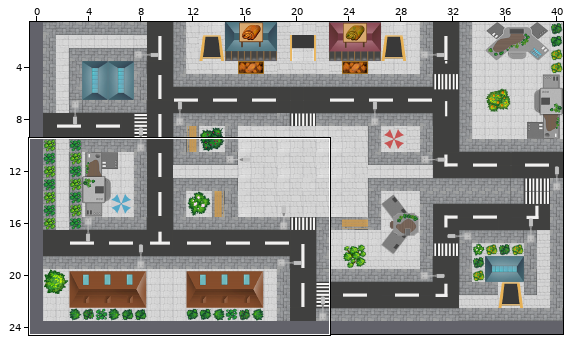
A Tiled map (JSON) gets an edit: Alpha wtf/assets/tilemaps/level1.json. The first picture is a wide view before the edit; the outline marks the close-up.
Close-up. Earlier state:
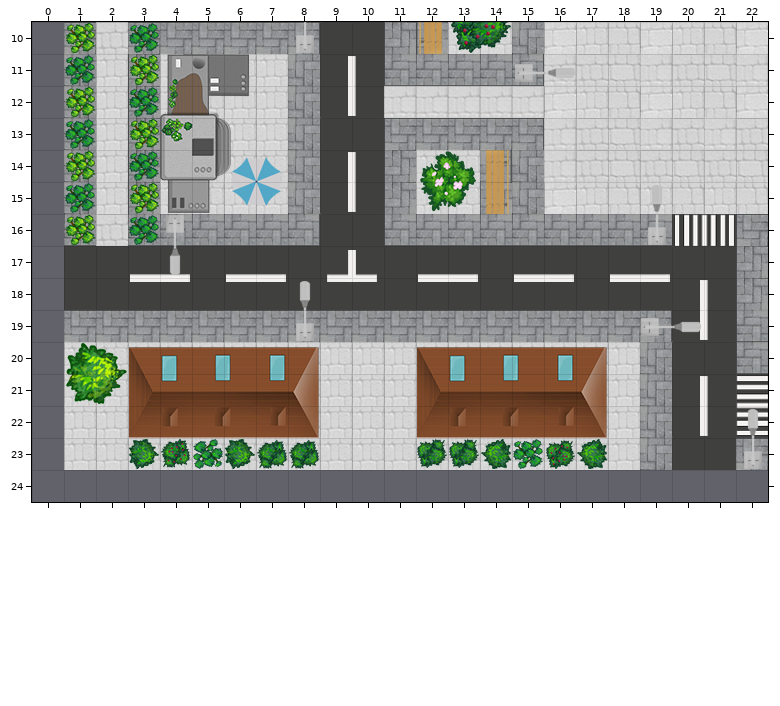
Cells are 32x32 px. Shown: x 0..22, y 10..24. The commit also changed other parts of the map, which this record leaves out. Tiles whose own drawing changed are shown in their newer look in all pictures.
The result:
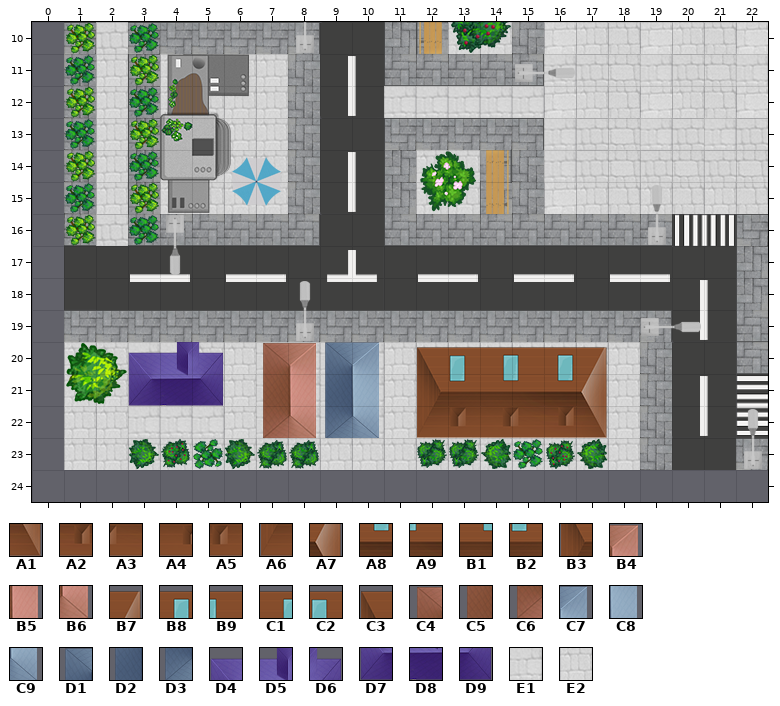
Key: from "TileSetBat": A1 83 turned 180, A2 84 turned 180, A3 85 turned 180, A4 86 turned 180, A5 87 turned 180, A6 88 turned 180, A7 101 turned 180, A8 102 turned 180, A9 103 turned 180, B1 104 turned 180, B2 105 turned 180, B3 106 turned 180, B4 109 turned 90, B5 110 turned 90, B6 111 turned 90, B7 119 turned 180, B8 120 turned 180, B9 121 turned 180, C1 122 turned 180, C2 123 turned 180, C3 124 turned 180, C4 127 turned 90, C5 128 turned 90, C6 129 turned 90, C7 145 turned 90, C8 146 turned 90, C9 147 turned 90, D1 163 turned 90, D2 164 turned 90, D3 165 turned 90, D4 184, D5 185, D6 186, D7 202, D8 203, D9 204; from "TilesetObjet": E1 329, E2 390.
__ is an empty cell, ## one hidden under a higher layer.
Edits made:
Layer "Sol":
y 20: x 3..4 E2 E2 -> E1 E1; x 7..10 E2 E2 E2 E2 -> E1 E1 E1 E1
y 21: x 3..4 E2 ## -> E1 E1; x 7..10 ## E2 E2 E2 -> E1 E1 E1 E1
y 22: x 3..5 E2 E2 E2 -> E1 E1 E1; x 7..10 E2 E2 E2 E2 -> E1 E1 E1 E1
Layer "Bat":
y 20: x 3..10 C3 C2 C1 B9 B8 B7 __ __ -> D4 D5 D6 __ C4 B4 D1 C7
y 21: x 3..10 B3 B2 B1 A9 A8 A7 __ __ -> D7 D8 D9 __ C5 B5 D2 C8
y 22: x 3..10 A6 A5 A4 A3 A2 A1 __ __ -> __ __ __ __ C6 B6 D3 C9
